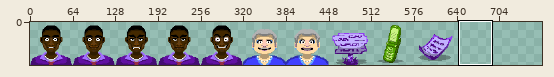
Edited in one commit: sprite sheet (src/assets/img/avatars.png). The first picture is a wide view before the edit; the outline marks the close-up.
Close-up. As it was:
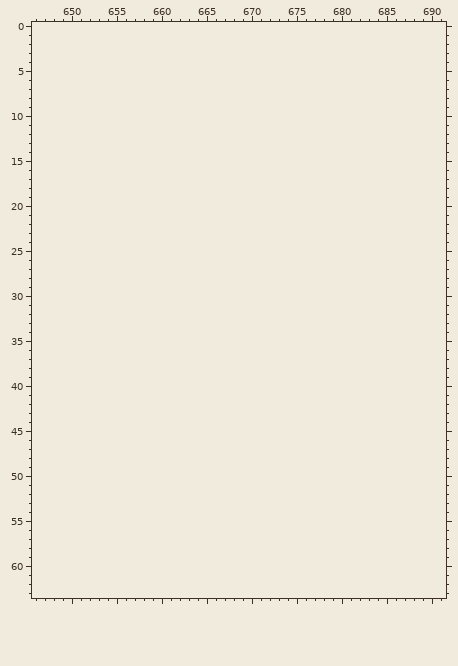
The file is 640x64 pixels. Shown: x 646..691, y 0..63. The old version is drawn lined up with the new one, on the new canvas. The commit also changed other parts of the picture, which this record leaves out.
New version:
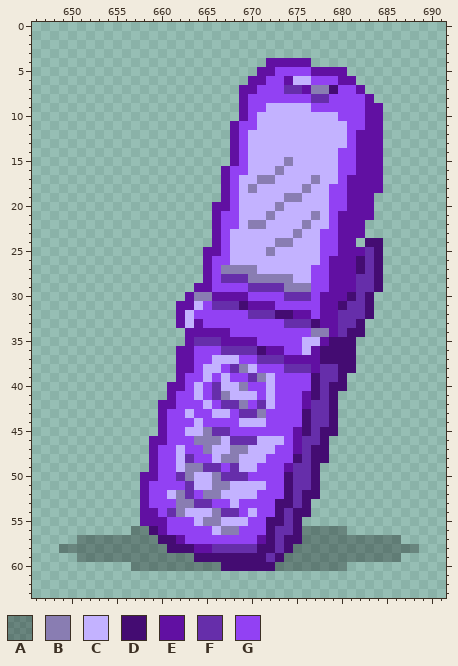
Palette (. is transparent): A #0000004d  B #897db2  C #c3b2ff  D #440c72  E #6110a2  F #662eaa  G #9241f3
Changes in this commit:
canvas 640x64 -> 768x64
Changed rows in their new state; - is an unchanged pixel.
first column x 649:
 4 -----------------------EEEEE------------
 5 ----------------------EEGGGGEEEE--------
 6 ---------------------EEGGECCGGGEE-------
 7 --------------------EEGGGFFEBBDGGE------
 8 --------------------EGGGGGGGFFGGGGE-----
 9 --------------------EGGCCCCCGGGGGGEE----
10 --------------------EGCCCCCCCCCGGGEE----
11 -------------------EGGCCCCCCCCCCGGEE----
12 -------------------EGCCCCCCCCCCCGEEE----
13 -------------------EGCCCCCCCCCCCGEEE----
14 -------------------EGCCCCCCCCCCGGEEE----
15 -------------------EGCCCCBCCCCCGGEEE----
16 ------------------EGGCCCBCCCCCCGGEEE----
17 ------------------EGCCBBCCCCBCCGEEEE----
18 ------------------EGCBCCCCCBCCGGEEEE----
19 ------------------EGCCCCCBBCCCGGEEE-----
20 -----------------EEGCCCCBCCCCCGGEEE-----
21 -----------------EGGCCCBCCCCBCGEEEE-----
22 -----------------EGGCBBCCCCBCCGEEE------
23 -----------------EGCCCCCCCBCCGGEEE------
24 -----------------EGCCCCCBBCCCGGEE-DD----
25 ----------------EEGCCCCBCCCCCGGEEEFD----
26 ----------------EGGCCCCCCCCCCGEEEDFD----
27 ----------------EGBBBBCCCCCCGGEEEDFD----
28 ----------------EGFFFBBBBBCCGGEEEFFD----
29 ---------------EEGGGGFFFFBBBGGEEEFFD----
30 --------------EBBEEEEGGGGFFFGEEEDFD-----
31 -------------EECGFFFDEEEGGGGGEEDFFD-----
32 -------------ECGGGGGGFFFDDEEGEEFFFD-----
33 -------------ECEGGGGGGGGGFFFDEEFFD------
34 --------------EEEEEGGGGGGGGGBBEFDD------
35 --------------EFFFEEEEGGGGGCCEDDD-------
36 -------------EEGGGFFFFDEEGGCEDDDD-------
37 -------------EEGGCCCGGFFFEEEEDDDD-------
38 -------------EEGCCGFBCGGGFFFEFFDD-------
39 -------------EGGCGCGGFBCGGGGDFFD--------
40 ------------EEGCGFCCBGGCGGGGDFDD--------
41 ------------EGGCGFBCCCGCGGGEDFD---------
42 -----------EEGGGCGFFBGFCGGGEFFD---------
43 -----------EGGCGGCCGFFBGGGGDFFD---------
44 -----------EGGGCGGGGCCCGGGGDFFD---------
45 -----------EGGCCBFFGGGGGGGEDFDD---------
46 ----------EEGGGBBBCFFFCCCGEFFD----------
47 ----------EGGCGGBCCBBCCCGGEFDD----------
48 ----------EGGCFGGCBBCCCGGGDFDD----------
49 ----------EGGCBBFFGFCCGGGEFFD-----------
50 ---------EEGGFBCCBFFFGGGGDFFD-----------
51 ---------EGGGGFCCBBCCCCGGDFFD-----------
52 ---------EGGCBFGBBCCCCGGGDFDD-----------
53 ---------EGGGBBFFGGCGGGGDDFD------------
54 ---------EEGFBCCCBFFGCGGDFDD------------
55 ---------EEEGGGCBBCCCGGDDFD-------------
56 --------AADEGGGGGCBBGGGDFFDAAAAA--------
57 --AAAAAAAAADDEGGGGGGGGEDFDDAAAAAAAAAAA--
58 AAAAAAAAAAAADDDEEFFFFFDDFDAAAAAAAAAAAAAA
59 --AAAAAAAAAAAAADDDDDDDDFDAAAAAAAAAAAAA--
60 --------AAAAAAAAAADDDDDDAAAAAAAA--------
